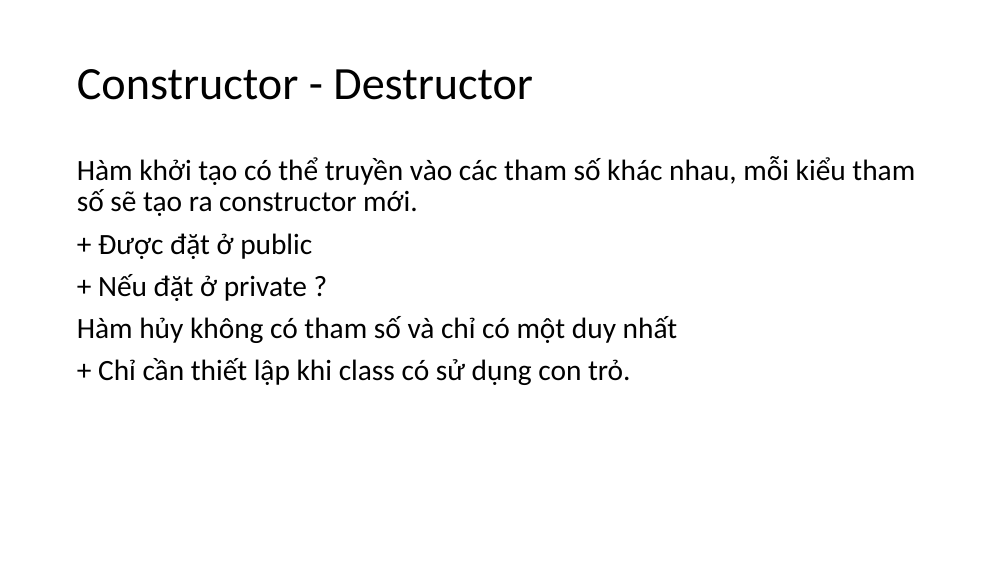
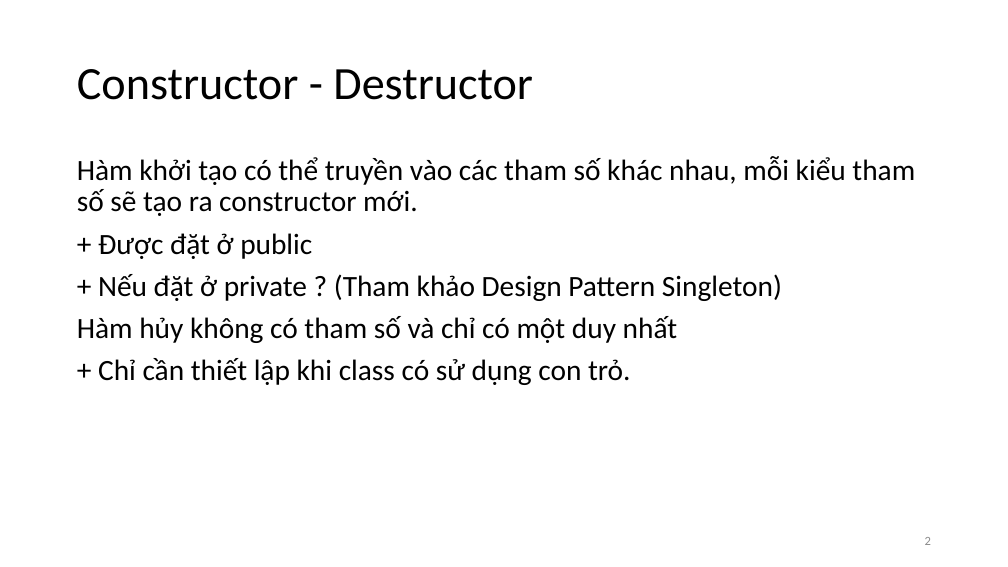
Before and after one commit to vutuanhai237/CourseMaterials, a slide deck: slide 2 of IT002-OOP/Slide thực hành/Lab 3. Constructor-Destructor-Scope-Get-Set.pptx. Drawn at 1008x567 pixels with LibreOffice and Linux fonts; fonts in the diff are those of the drawing. Boxes give left, top, right and bottom in pixels: in the first picture for what was removed or moved away, otherwise in the second. Text is boxed around its words. In the diff, an @@ line names an element or a change of style, - is before the commit and + after.

```diff
--- a/IT002-OOP/Slide thực hành/Lab 3. Constructor-Destructor-Scope-Get-Set.pptx
+++ b/IT002-OOP/Slide thực hành/Lab 3. Constructor-Destructor-Scope-Get-Set.pptx
@@ text at [98, 274, 782, 301]: text changed @@
-+ Nếu đặt ở private ?
++ Nếu đặt ở private ? (Tham khảo Design Pattern Singleton)
@@ page number added at [925, 537, 931, 545], 12 pt, text #8C8C8C @@
+2
```
Also in this commit, not shown: 5 other slides changed, 5 other files.
